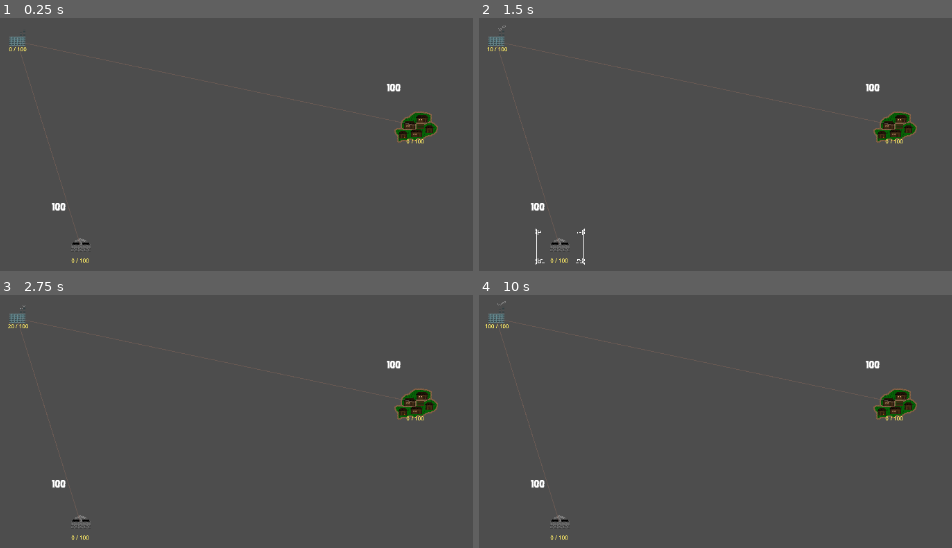
Above: before the commit, frames 1-4 (two rows, left to right).
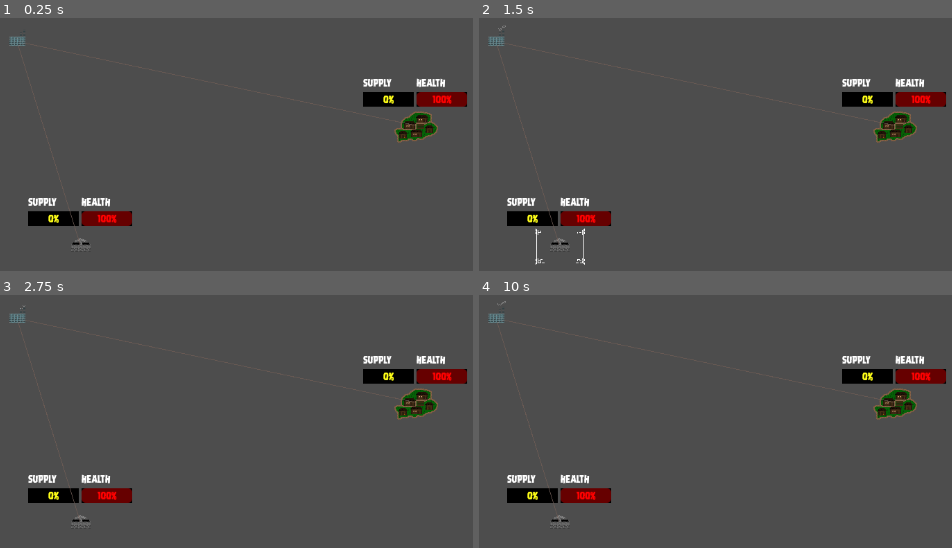
Above: after the commit, the same moments.

Repository: lewis785/ludum-dare-53
Game: Godot game, scene res://scenes/davids_scene.tscn
Two runs of this game, one before a commit and one after it. Both use one fixed random seed, a clock stepped at 60 frames per second and the inputs below. This scene is started directly instead of the project's main scene.
Inputs (mouse positions are in pixels of both pictures, inside the frame that each line leads up to):
- Up to frame 1 (0.25 s): no input
- Up to frame 2 (1.5 s): tap Enter at 0.5 s; move the mouse to (895, 124) at 0.52 s; press the mouse at (895, 124) at 0.53 s; tap Space at 1.25 s; move the mouse to (559, 245) at 1.27 s; release the mouse at (559, 245) at 1.28 s; tap S (camera_down) at 1.35 s; click (559, 245) at 1.42 s
- Up to frame 3 (2.75 s): tap Enter at 2 s; move the mouse to (297, 368) at 2.02 s; hold A (camera_left) from 2.03 s (still down); click (297, 368) at 2.17 s
- Up to frame 4 (10 s): tap Space at 2.75, 5 s; move the mouse to (outside the picture) at 2.77 s; release A (camera_left) at 2.78 s; tap D (camera_right) at 2.85 s; click (outside the picture) at 2.92 s; tap Enter at 3.5 s; move the mouse to (937, 535) at 3.52 s; hold W (camera_up) 3.53-4.28 s; click (937, 535) at 3.67 s; move the mouse to (outside the picture) at 4.27 s; tap E (camera_zoom_in) at 4.35 s; click (outside the picture) at 4.42 s; move the mouse to (734, 467) at 5.02 s; hold Q (camera_zoom_out) 5.03-5.78 s; click (734, 467) at 5.17 s; move the mouse to (578, 355) at 5.77 s; click (578, 355) at 5.85 s; move the mouse to (871, 444) at 6.52 s; hold S (camera_down) 6.53-7.28 s; click (871, 444) at 6.67 s; move the mouse to (535, 489) at 7.27 s; tap A (camera_left) at 7.35 s; click (535, 489) at 7.42 s; move the mouse to (776, 368) at 8.02 s; hold D (camera_right) 8.03-8.78 s; click (776, 368) at 8.17 s; move the mouse to (outside the picture) at 8.77 s; tap W (camera_up) at 8.85 s; click (outside the picture) at 8.92 s; move the mouse to (937, 535) at 9.52 s; hold E (camera_zoom_in) from 9.53 s (still down); click (937, 535) at 9.67 s

The runs differ from the first frame. In frame 1, 3.5% of the frame differs, in the area x 1-99%, y 11-97%; in frame 2, 3.5%; in frame 3, 3.5%; in frame 4, 3.5%.

Commit message:
feat: update ui

Diff:
--- a/project.godot
+++ b/project.godot
@@ -18,6 +18,10 @@
 [autoload]
 
 SignalBus="*res://scripts/signal_bus.gd"
+
+[gui]
+
+fonts/dynamic_fonts/use_oversampling=false
 
 [input]
 
--- /dev/null
+++ b/scenes/status_bar/status_bar.tscn
@@ -0,0 +1,32 @@
+[gd_scene load_steps=5 format=3 uid="uid://dws8yrkuha0xn"]
+
+[ext_resource type="FontFile" uid="uid://d0nym5e6k1aje" path="res://fonts/dreadringer.ttf" id="1_if7jo"]
+
+[sub_resource type="Theme" id="Theme_adewy"]
+default_font = ExtResource("1_if7jo")
+
+[sub_resource type="StyleBoxFlat" id="StyleBoxFlat_48n52"]
+bg_color = Color(0, 0, 0, 1)
+
+[sub_resource type="Theme" id="Theme_bp1q4"]
+default_font = ExtResource("1_if7jo")
+
+[node name="status_bar" type="Control"]
+layout_mode = 3
+anchors_preset = 0
+
+[node name="ProgressBar" type="ProgressBar" parent="."]
+layout_mode = 0
+offset_top = 22.0
+offset_right = 73.0
+offset_bottom = 43.0
+theme = SubResource("Theme_adewy")
+theme_override_styles/background = SubResource("StyleBoxFlat_48n52")
+value = 45.0
+
+[node name="Label" type="Label" parent="."]
+layout_mode = 0
+offset_right = 40.0
+offset_bottom = 23.0
+theme = SubResource("Theme_bp1q4")
+text = "Status Bar"
--- a/scenes/structure/structure.gd
+++ b/scenes/structure/structure.gd
@@ -23,6 +23,7 @@
 @export var projectile: PackedScene = preload("res://scenes/projectile/projectile.tscn")
 
 const enemy_store_res = preload("res://scripts/enemy_store.gd")
+var _supply_store: SupplyStore
 
 var tick = false
 var can_fire = false
@@ -32,6 +33,9 @@
 var signal_bus
 var _animated_sprite: AnimatedSprite2D
 var _border
+var _health_bar: ProgressBar
+var _supply_bar: ProgressBar
+var _supply_bar_control: Control
 
 # Called when the node enters the scene tree for the first time.
 func _ready():
@@ -42,6 +46,10 @@
 
 	_animated_sprite = $StructureArea2D/AnimatedSprite2D
 	_border = $StructureArea2D/Borders
+	_supply_store = $SupplyStore
+
+	init_progress_bars()
+
 	_border.hide()
 	var _target = $target
 	_target.weight = 1
@@ -49,11 +57,31 @@
 		_target.weight = 10
 		_animated_sprite.frame = structure_state.tower_good
 
-	label = $StructureHealth
 	var range_shape: CollisionShape2D = $RangeArea2D/RangeCollisionShape2D
-	label.set_text(str(health))
 	enemy_store = enemy_store_res.new()
 	pass # Replace with function body.
+
+func init_progress_bars():
+	_health_bar = $health/ProgressBar
+	_health_bar.value = health
+	var _health_bar_label = $health/Label
+	_health_bar_label.text = "Health"
+	var health_colour = _health_bar.get_modulate()
+	health_colour.r = 255.0
+	health_colour.g = 0.0
+	health_colour.b = 0.0
+	_health_bar.set_modulate(health_colour)
+
+	_supply_bar = $supply/ProgressBar
+	_supply_bar.value = _supply_store.supplies
+	var _supply_bar_label = $supply/Label
+	_supply_bar_label.text = "Supply"
+	var supply_colour = _supply_bar.get_modulate()
+	supply_colour.r = 255.0
+	supply_colour.g = 205.0
+	supply_colour.b = 0.1
+	_supply_bar.set_modulate(supply_colour)
+
 
 func set_tower():
 	is_tower = true
@@ -79,7 +107,7 @@
 	health -= damage
 
 func update_health_label(new_health):
-	label.set_text(str(new_health))
+	_health_bar.value = new_health
 
 func reset_tick():
 	time_til_tick = 0
--- a/scenes/structure/structure.tscn
+++ b/scenes/structure/structure.tscn
@@ -2,13 +2,13 @@
 
 [ext_resource type="Script" path="res://scenes/structure/structure.gd" id="1_lu5co"]
 [ext_resource type="Texture2D" uid="uid://d2drtgly02a7l" path="res://assets/village/good_town.png" id="2_ymwu0"]
-[ext_resource type="FontFile" uid="uid://d0nym5e6k1aje" path="res://fonts/dreadringer.ttf" id="3_6g6dh"]
 [ext_resource type="Texture2D" uid="uid://7hpnbnpn8wyx" path="res://assets/village/bad_town.png" id="3_jh6o1"]
 [ext_resource type="Texture2D" uid="uid://cqt6l860xjcg4" path="res://assets/village/bunker_good.png" id="4_45q1i"]
 [ext_resource type="Texture2D" uid="uid://dhsem2ddr6582" path="res://assets/village/bunker_bad.png" id="5_y2ael"]
 [ext_resource type="Texture2D" uid="uid://dsl06clss4god" path="res://assets/village/ui_borders.png" id="6_6ghwf"]
 [ext_resource type="PackedScene" uid="uid://diu6ls3spsxlf" path="res://scenes/enemy/target.tscn" id="6_tyybt"]
 [ext_resource type="PackedScene" uid="uid://bedx7ybi8m0ef" path="res://scenes/supply_store/supply_store.tscn" id="9_ktk31"]
+[ext_resource type="PackedScene" uid="uid://dws8yrkuha0xn" path="res://scenes/status_bar/status_bar.tscn" id="10_srmwv"]
 
 [sub_resource type="RectangleShape2D" id="RectangleShape2D_0drnf"]
 size = Vector2(90, 88)
@@ -130,6 +130,7 @@
 position = Vector2(1, 1)
 
 [node name="CollisionShape2D" type="CollisionShape2D" parent="StructureArea2D"]
+visible = false
 light_mask = 0
 position = Vector2(0, -1)
 shape = SubResource("RectangleShape2D_0drnf")
@@ -145,16 +146,10 @@
 scale = Vector2(0.757143, 0.560385)
 sprite_frames = SubResource("SpriteFrames_ukjnt")
 
-[node name="StructureHealth" type="Label" parent="."]
-offset_left = -41.0
-offset_top = -63.0
-offset_right = -1.0
-offset_bottom = -40.0
-theme_override_fonts/font = ExtResource("3_6g6dh")
-
 [node name="RangeArea2D" type="Area2D" parent="."]
 
 [node name="RangeCollisionShape2D" type="CollisionShape2D" parent="RangeArea2D"]
+visible = false
 position = Vector2(1, 1)
 shape = SubResource("CircleShape2D_l3nck")
 debug_color = Color(0.505882, 0.580392, 0, 0.419608)
@@ -166,6 +161,18 @@
 position = Vector2(0, 24)
 scale = Vector2(0.5, 0.5)
 
+[node name="health" parent="." instance=ExtResource("10_srmwv")]
+offset_left = 2.0
+offset_top = -70.0
+offset_right = 2.0
+offset_bottom = -70.0
+
+[node name="supply" parent="." instance=ExtResource("10_srmwv")]
+offset_left = -75.0
+offset_top = -70.0
+offset_right = -75.0
+offset_bottom = -70.0
+
 [connection signal="body_entered" from="StructureArea2D" to="." method="_on_structure_area_2d_body_entered"]
 [connection signal="body_exited" from="StructureArea2D" to="." method="_on_structure_area_2d_body_exited"]
 [connection signal="input_event" from="StructureArea2D" to="." method="_on_structure_area_2d_input_event"]
--- a/scenes/supply_store/supply_store.gd
+++ b/scenes/supply_store/supply_store.gd
@@ -1,4 +1,4 @@
-extends Node
+class_name SupplyStore extends Node
 
 @export var supply_capacity = 100;
 @export var supplies = 0;
@@ -6,10 +6,8 @@
 func add_supply(supply_amount: int):
 	if (supplies + supply_amount > supply_capacity):
 		supplies = supply_capacity
-		update_label()
 		return supplies + supply_amount - supply_capacity
 	supplies += supply_amount
-	update_label()
 	return 0
 
 func has_required_supplies(required_supplies: int):
@@ -17,8 +15,3 @@
 
 func remove_supply(supply_amount: int):
 	supplies -= supply_amount
-	update_label()
-
-func update_label():
-	var format = "%s / %s"
-	$SupplyText.text = format % [supplies, supply_capacity]
--- a/scenes/supply_store/supply_store.tscn
+++ b/scenes/supply_store/supply_store.tscn
@@ -4,13 +4,3 @@
 
 [node name="supply_store" type="Node2D"]
 script = ExtResource("1_0wktc")
-
-[node name="SupplyText" type="Label" parent="."]
-texture_filter = 1
-offset_left = -44.0
-offset_top = -13.0
-offset_right = 47.0
-offset_bottom = 13.0
-theme_override_colors/font_color = Color(1, 0.929412, 0.4, 1)
-text = "0 / 100"
-horizontal_alignment = 1
--- a/scenes/supply_truck/supply_truck.tscn
+++ b/scenes/supply_truck/supply_truck.tscn
@@ -136,6 +136,7 @@
 script = ExtResource("1_ifetn")
 
 [node name="truck" type="CharacterBody2D" parent="."]
+metadata/_edit_group_ = true
 
 [node name="TruckSprite" type="AnimatedSprite2D" parent="truck"]
 texture_filter = 1
--- a/scenes/supply_truck/truck_controller.gd
+++ b/scenes/supply_truck/truck_controller.gd
@@ -21,6 +21,7 @@
 
 	$truck/TruckSprite.flip_v = angle > 90 || angle < -90
 	$truck/TruckSprite.rotation = direction.angle()
+	$truck/CollisionShape2D.rotation = direction.angle()
 	$truck.velocity = direction * speed * delta
 	$truck.move_and_slide()
 
